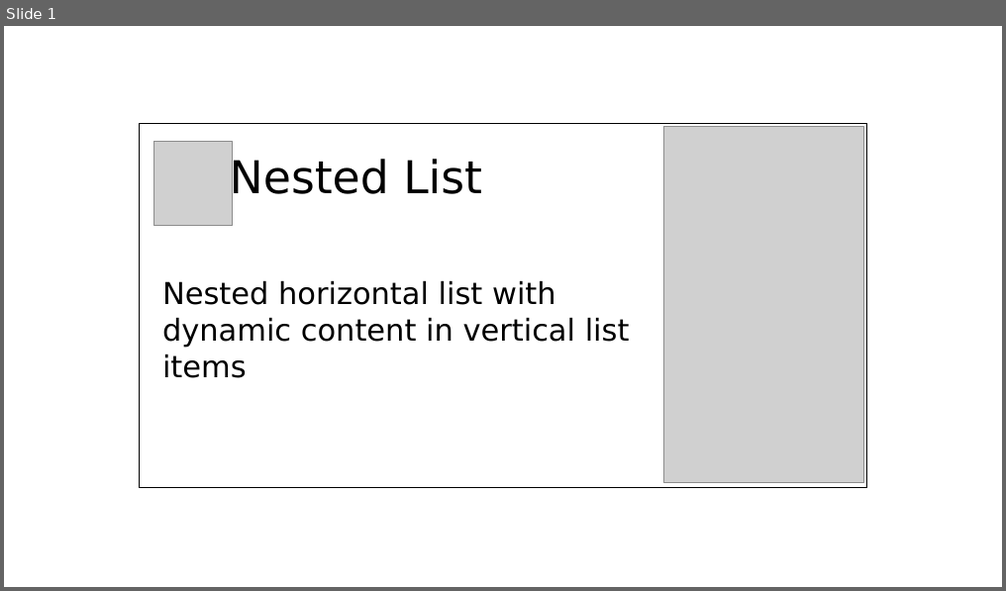
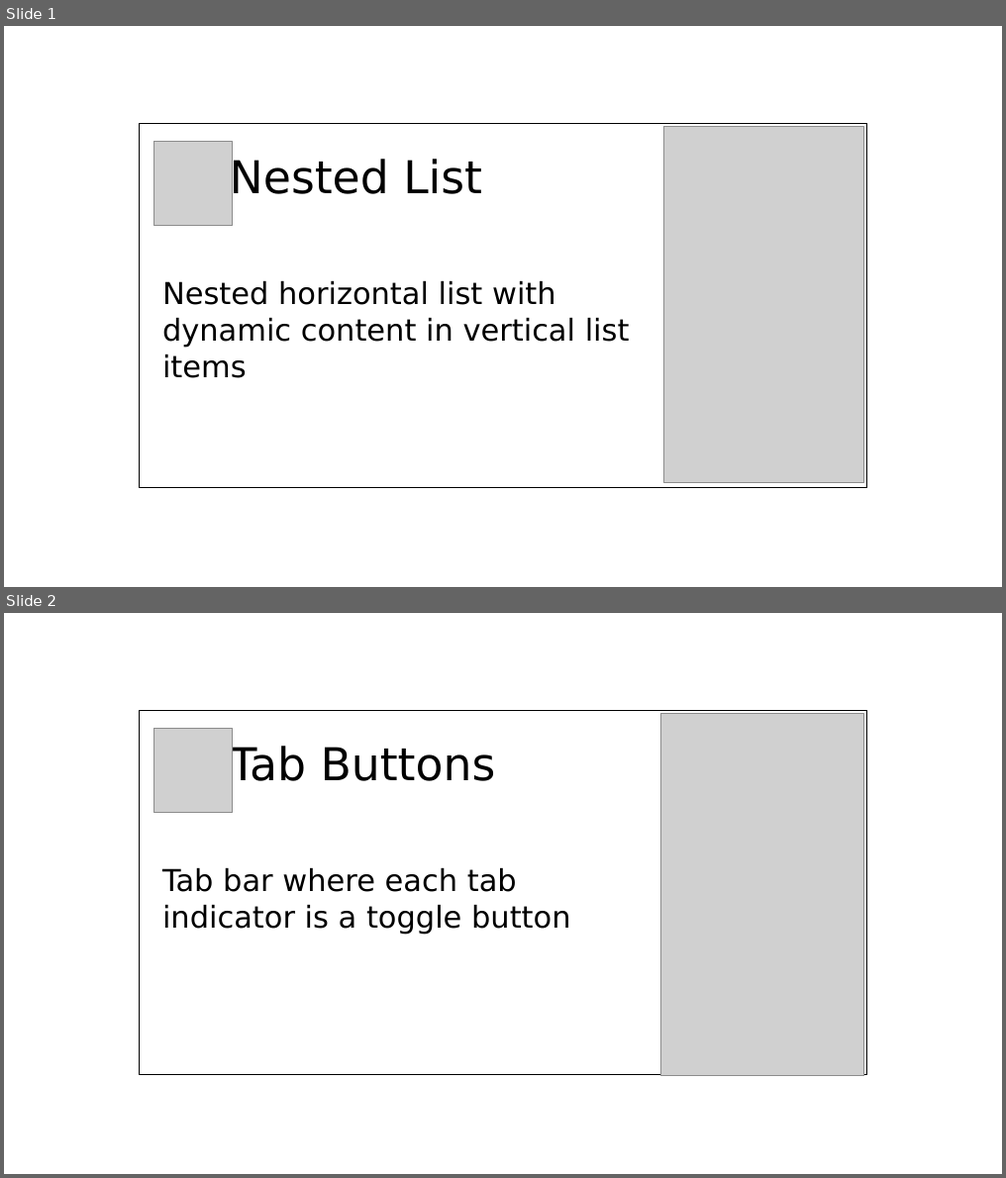
Before and after one commit to limcheekin/fluwix, a slide deck: doc/post-heading-design.odp. Shown one above the other, each under a label of ours: slide 1 before the commit, slides 1 and 2 after it. The pictures are 1006x591 and 1006x1178 pixels, drawn with LibreOffice and Linux fonts; fonts in the diff are those of the drawing; grey boxes stand for pictures. Boxes give left, top, right and bottom in pixels: in the first picture for what was removed or moved away, otherwise in the second. Text is boxed around its words. In the diff, an @@ line names an element or a change of style, - is before the commit and + after.

Commit message:
updated post heading design and readme of tab_buttons

```diff
--- a/doc/post-heading-design.odp
+++ b/doc/post-heading-design.odp
@@ slide 2 added at [4, 613, 1002, 1174], background #FFFFFF @@
@@ rectangle added at [139, 711, 867, 1074], outline #000000 0 pt @@
@@ picture added at [153, 728, 233, 812] @@
@@ picture added at [660, 714, 864, 1075] @@
@@ text added at [162, 744, 570, 934], 24 pt, text #000000 @@
+Tab Buttons
+Tab bar where each tab indicator is a toggle button
```
Also in this commit, not shown: 1 other file.
